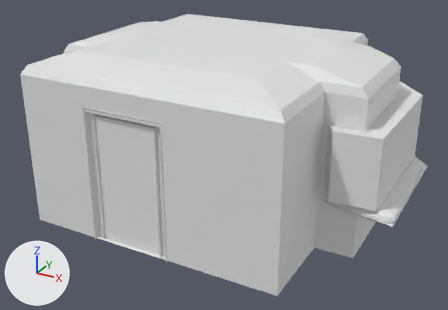
Two versions of the FBX model Assets/FBX/Quarto.fbx, one commit apart.
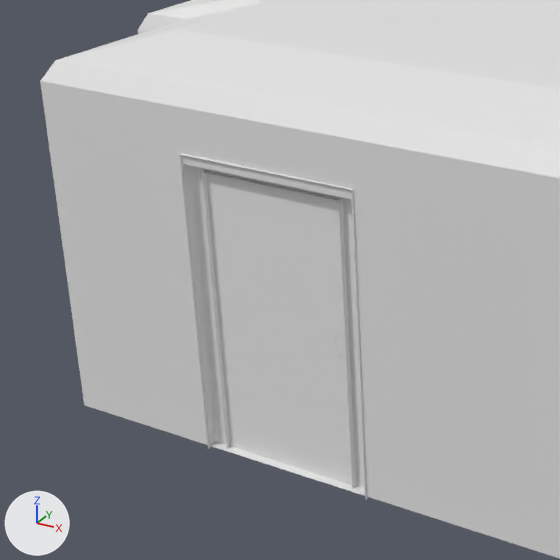
Each version is shown whole from a 50 mm camera at (4.56, -8.27, 4.67) aimed at (0.33, -0.57, 0.82), then close up on the part from 0% to 57% of the width and 12% to 93% of the height. The lights are fixed; the arrows at lower left show +X, +Y and +Z. Where no turn or scale is listed for an object, it has been applied to the vertices. Vertices at the same position are counted once.

Objects in the first close-up: 'Door', 'Room'.
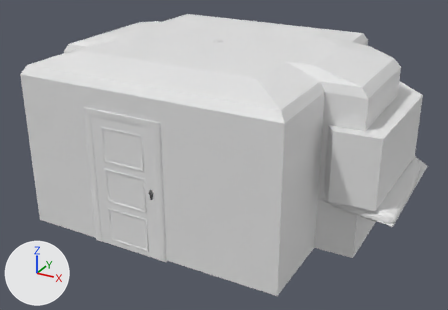
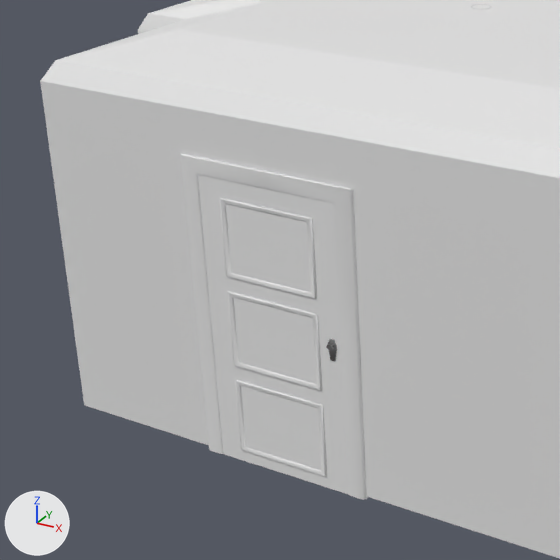
Edits to the scene script, one JSON object a line:
```json
{"block": "me_door_001", "where": "# used by ob_door; location = (-0.153, -2.36, 0.981)"}
{"op": "remove", "block": "me_door_001", "code": "me_door_001.from_pydata(...)  # 455 vertices, 412 faces; spans x -0.6..0.61, y -0.07..0.03, z -1.0..1.0"}
{"op": "add", "block": "me_door_001", "code": "me_door_001.from_pydata(...)  # 928 vertices, 848 faces; spans x -0.6..0.61, y -0.1..0.03, z -1.0..1.0"}
{"block": "me_door_001", "change": "me_door_001 part 1: the loose piece of 6 vertices spanning x -0.48..0.49, y 0.0, z -1.0..0.9 is copied, and the copy is moved by (0.0, -0.07, 0.0); it spans x -0.48..0.49, y -0.07, z -1.0..0.9"}
{"block": "me_door_001", "change": "me_door_001 part 2: the loose piece of 66 vertices spanning x -0.32..0.33, y 0.0..0.01, z 0.28..0.78 is copied, and the copy is moved by (0.0, -0.08, 0.0); it spans x -0.32..0.33, y -0.08..-0.07, z 0.28..0.78"}
{"block": "me_door_001", "change": "me_door_001 part 3: the loose piece of 66 vertices spanning x -0.32..0.33, y 0.0..0.01, z -0.32..0.18 is copied, and the copy is moved by (0.0, -0.08, 0.0); it spans x -0.32..0.33, y -0.08..-0.07, z -0.32..0.18"}
{"block": "me_door_001", "change": "me_door_001 part 4: the loose piece of 66 vertices spanning x -0.32..0.33, y 0.0..0.01, z -0.92..-0.42 is copied, and the copy is moved by (0.0, -0.08, 0.0); it spans x -0.32..0.33, y -0.08..-0.07, z -0.92..-0.42"}
{"block": "me_door_001", "change": "me_door_001 part 5: the loose piece of 12 vertices spanning x 0.39..0.46, y 0.0, z -0.1..0.04 is copied, and the copy is moved by (0.0, -0.08, 0.0); it spans x 0.39..0.46, y -0.08..-0.07, z -0.1..0.04"}
{"block": "me_door_001", "change": "me_door_001 part 6: 7 vertices removed from x -0.6..0.61, y -0.07, z -1.0..1.0; 67 vertices added at x -0.6..0.61, y -0.08..0.01, z -1.0..1.0"}
```

Location of each change, [x1, y1, x2, y2] in pixels of the close-ups (560 x 560 px):
```json
{"object": "Door", "change": "reshaped", "before": [180, 154, 369, 500], "after": [181, 154, 369, 500]}
{"part": 1, "of": "me_door_001", "change": "added", "after": [197, 174, 349, 495]}
{"part": 2, "of": "me_door_001", "change": "added", "after": [220, 198, 317, 299]}
{"part": 3, "of": "me_door_001", "change": "added", "after": [228, 292, 322, 391]}
{"part": 4, "of": "me_door_001", "change": "added", "after": [235, 380, 327, 477]}
{"part": 5, "of": "me_door_001", "change": "added", "after": [328, 339, 337, 361]}
{"part": 6, "of": "me_door_001", "change": "built on", "before": [180, 154, 369, 500], "after": [181, 154, 369, 500]}
```
